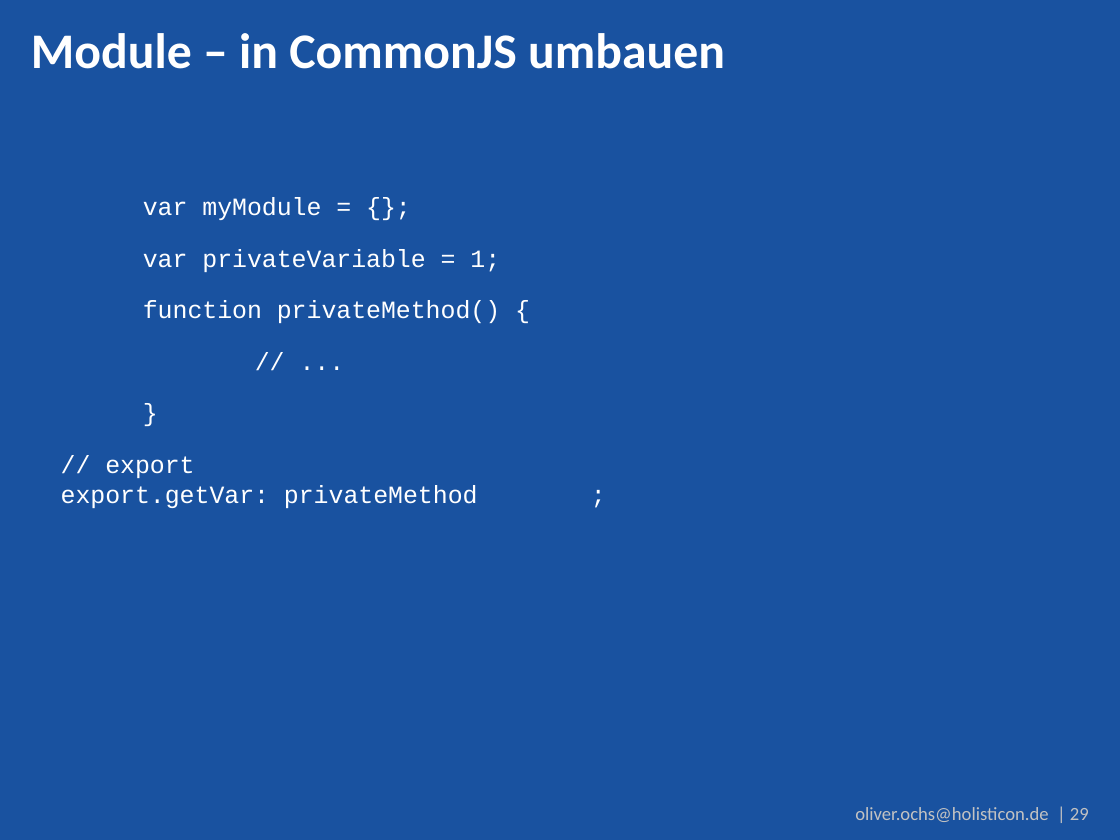
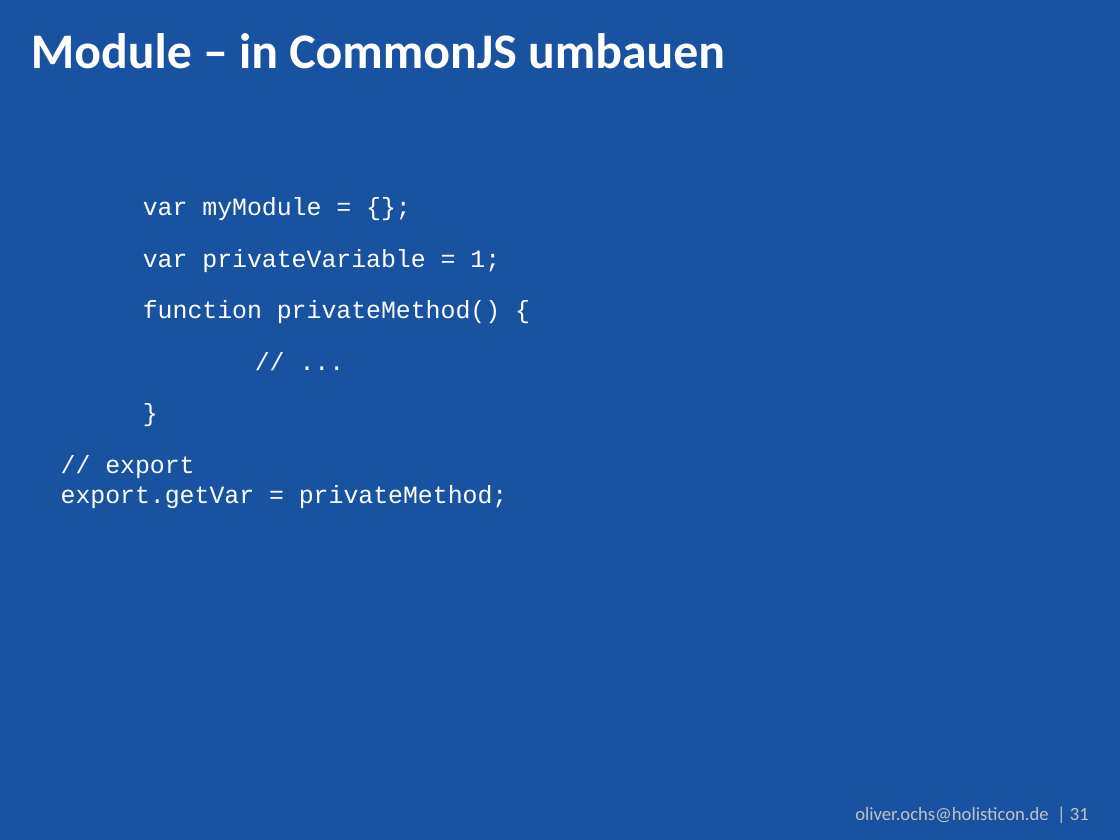
Before and after one commit to DJCordhose/serious-javascript, a slide deck: slide 31 of coding-sessions/code_talks.pptx (slide 29 before the commit). Drawn at 1120x840 pixels with LibreOffice and Linux fonts; fonts in the diff are those of the drawing; background and template pictures are left out. Boxes give left, top, right and bottom in pixels: in the first picture for what was removed or moved away, otherwise in the second. Text is boxed around its words. In the diff, an @@ line names an element or a change of style, - is before the commit and + after.

```diff
--- a/coding-sessions/code_talks.pptx
+++ b/coding-sessions/code_talks.pptx
@@ text at box(61, 456, 508, 508): text changed @@
-// export
-export.getVar: privateMethod ;
+// export
+export.getVar = privateMethod;
@@ text at box(855, 807, 1089, 822): text changed @@
-oliver.ochs@holisticon.de | 29
+oliver.ochs@holisticon.de | 31
```
Also in this commit, not shown: 2 other slides changed, 2 slides added.
